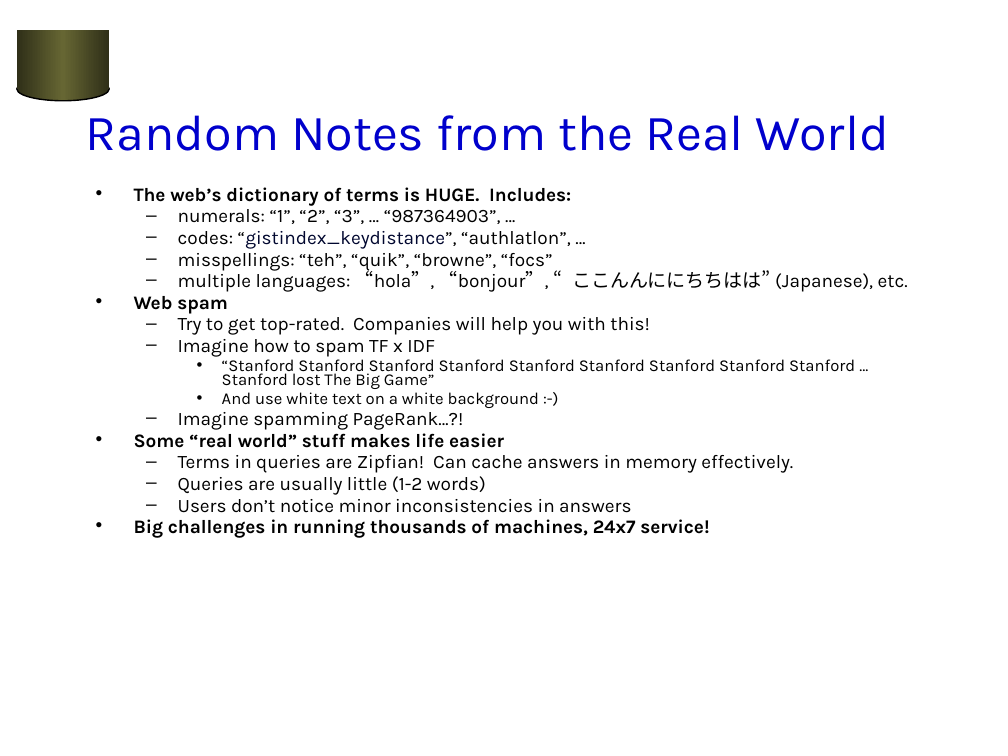
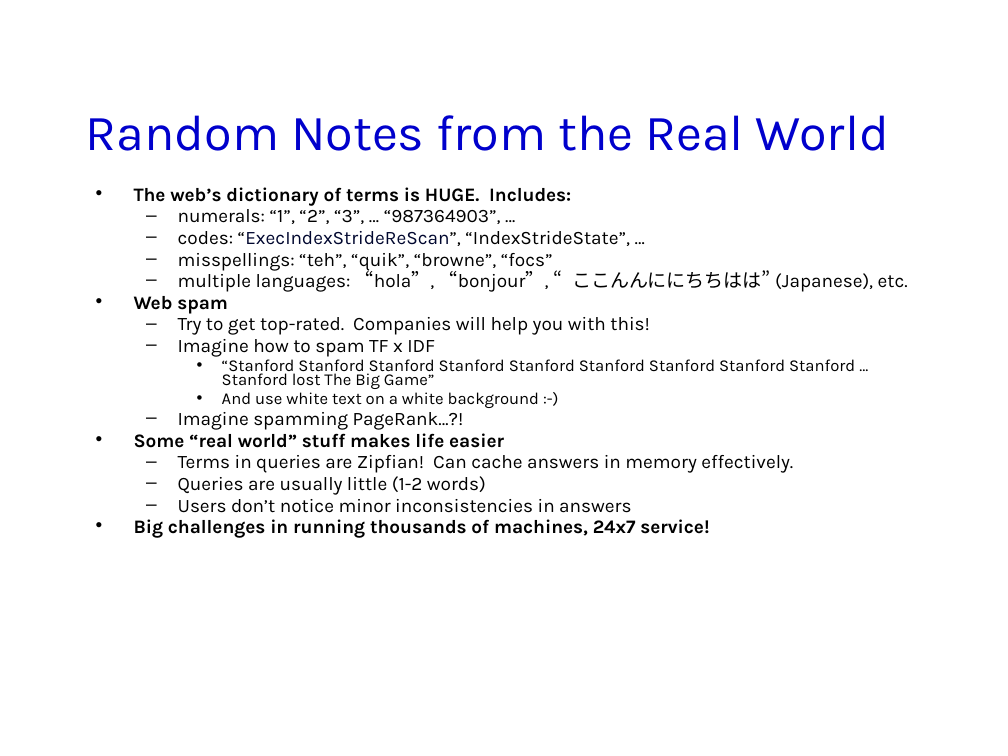
Before and after one commit to jhellerstein/cs186-09, a slide deck: slide 16 of lecs/20-Search2.ppt. Drawn at 1008x756 pixels with LibreOffice and Linux fonts; fonts in the diff are those of the drawing; background and template pictures are left out. Boxes give left, top, right and bottom in pixels: in the first picture for what was removed or moved away, otherwise in the second. Text is boxed around its words. In the diff, an @@ line names an element or a change of style, - is before the commit and + after.

```diff
--- a/lecs/20-Search2.ppt
+++ b/lecs/20-Search2.ppt
@@ rectangle removed at bbox=[17, 30, 110, 90] @@
@@ ellipse removed at bbox=[17, 78, 110, 101] @@
@@ text at bbox=[178, 231, 630, 246]: text changed @@
-  – codes: “gistindex_keydistance”, “authlatlon”, …
+  – codes: “ExecIndexStrideReScan”, “IndexStrideState”, …
```
Also in this commit, not shown: 22 other slides changed, 1 other file.
